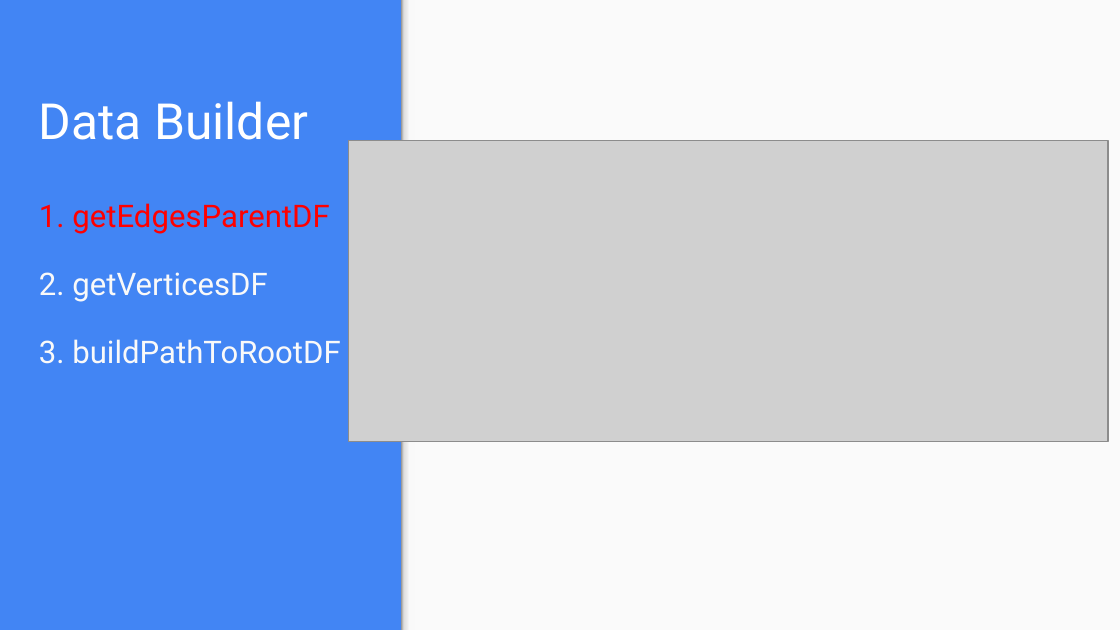
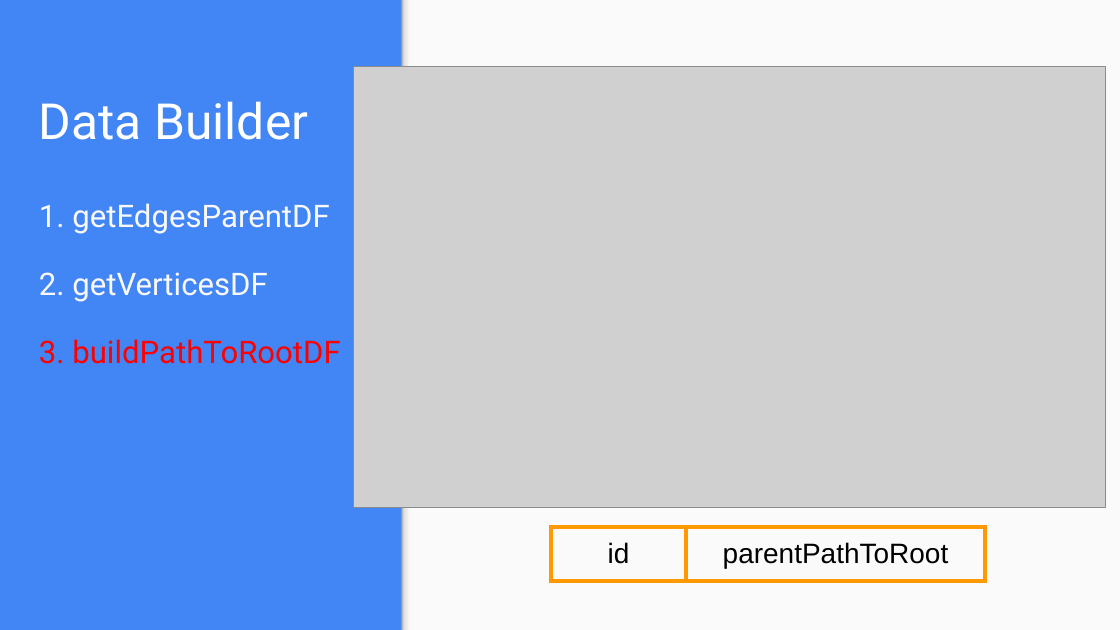
Before and after one commit to Houzl/CSYE7200FinalProject, a slide deck: slide 11 of CSYE7200 Scala Final Presentation Slides.pptx (slide 9 before the commit). Drawn at 1120x630 pixels with LibreOffice and Linux fonts; fonts in the diff are those of the drawing; grey boxes stand for pictures. Boxes give left, top, right and bottom in pixels: in the first picture for what was removed or moved away, otherwise in the second. Text is boxed around its words. In the diff, an @@ line names an element or a change of style, - is before the commit and + after.

```diff
--- a/CSYE7200 Scala Final Presentation Slides.pptx
+++ b/CSYE7200 Scala Final Presentation Slides.pptx
@@ picture: place and size @@
-picture at (348,141,1109,441)
+picture at (354,66,1107,507)
@@ text at (39,203,341,364): text colour #FF0000 to #F9F9F9 in "1. getEdgesParentDF"; text colour #F9F9F9 to #FF0000 in "3. buildPathToRootDF" @@
@@ table added at (551,528,986,584), 1 rows, 2 columns @@
+id | parentPathToRoot
```
Also in this commit, not shown: 17 other slides changed, 1 slide added.
